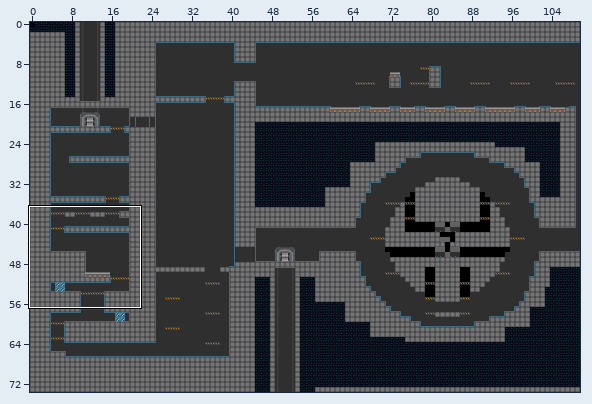
Tiled map, stored at proj/assets/dat/level7.tmx. The first picture is a wide view before the edit; the outline marks the close-up.
Close-up. As it was:
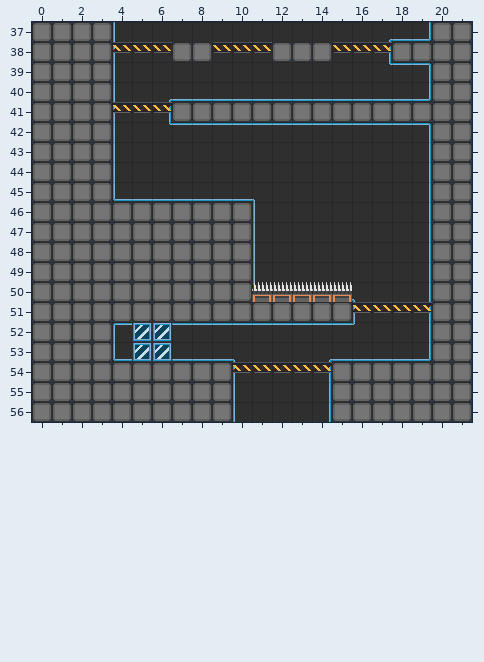
Cells are 20x20 px. Shown: x 0..21, y 37..56. The commit also changed other parts of the map, which this record leaves out.
New version:
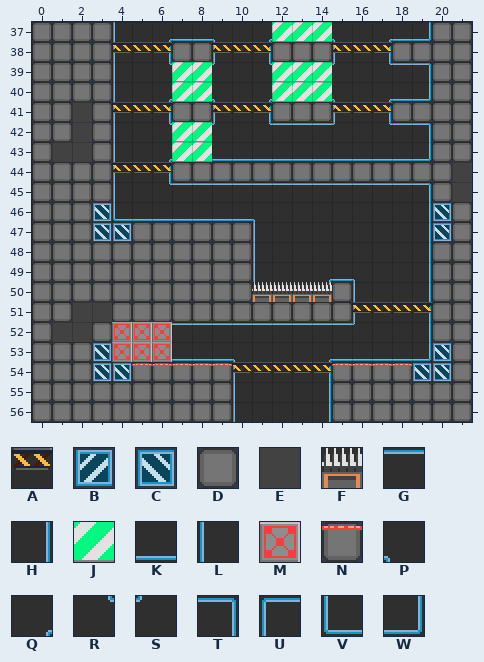
Key: from "defTile": A 6, B 19, C 19 turned 90, D 20, E 22, F 24, G 25, H 26, J 40, K 43, L 44, M 45, N 46, P 59, Q 60, R 61, S 62, T 77, U 78, V 79, W 80.
_ is an empty cell.
Tiles of an added or newly shown layer are drawn over the layers below it.
Difference:
{"where": "layer \"bg\""}
{"y":40,"x":7,"old":"KKKKKKKKKKK","new":"___________"}
{"y":42,"x":7,"old":"GGGGG","new":"_____"}
{"y":42,"x":15,"old":"GGG","new":"___"}
{"y":43,"x":19,"old":"H","new":"_"}
{"y":44,"x":4,"old":"L","new":"_"}
{"y":44,"x":19,"old":"H","new":"_"}
{"y":45,"x":4,"old":"VKKKKKKP","new":"________"}
{"y":45,"x":19,"old":"H","new":"_"}
{"y":46,"x":11,"old":"L","new":"_"}
{"y":50,"x":15,"old":"KP","new":"__"}
{"y":52,"x":4,"old":"U","new":"_"}
{"y":53,"x":4,"old":"V","new":"_"}
{"where": "layer \"light\" (added)"}
{"y":37,"x":6,"old":"____","new":"QKKP"}
{"y":37,"x":11,"old":"_","new":"Q"}
{"y":37,"x":15,"old":"_","new":"P"}
{"y":38,"x":6,"old":"_","new":"H"}
{"y":38,"x":9,"old":"_","new":"L"}
{"y":38,"x":11,"old":"_","new":"H"}
{"y":38,"x":15,"old":"_","new":"L"}
{"y":39,"x":6,"old":"_","new":"R"}
{"y":39,"x":9,"old":"_","new":"S"}
{"y":39,"x":11,"old":"_","new":"R"}
{"y":39,"x":15,"old":"_","new":"S"}
{"y":40,"x":9,"old":"_","new":"P"}
{"y":40,"x":11,"old":"_","new":"Q"}
{"y":40,"x":15,"old":"_","new":"P"}
{"y":40,"x":17,"old":"_","new":"Q"}
{"y":41,"x":9,"old":"_","new":"L"}
{"y":41,"x":11,"old":"_","new":"H"}
{"y":41,"x":15,"old":"_","new":"L"}
{"y":41,"x":17,"old":"_","new":"H"}
{"y":42,"x":9,"old":"_","new":"S"}
{"y":42,"x":11,"old":"_","new":"R"}
{"y":42,"x":15,"old":"_","new":"S"}
{"y":42,"x":17,"old":"_","new":"R"}
{"y":43,"x":6,"old":"_","new":"Q"}
{"y":43,"x":9,"old":"___________","new":"KKKKKKKKKKW"}
{"y":44,"x":4,"old":"_","new":"L"}
{"y":44,"x":6,"old":"_","new":"H"}
{"y":45,"x":4,"old":"_","new":"L"}
{"y":45,"x":6,"old":"______________","new":"RGGGGGGGGGGGGT"}
{"y":46,"x":4,"old":"________","new":"VKKKKKKP"}
{"y":49,"x":14,"old":"___","new":"QKP"}
{"y":50,"x":16,"old":"_","new":"L"}
{"where": "layer \"tile\""}
{"y":37,"x":12,"old":"___","new":"JJJ"}
{"y":39,"x":7,"old":"__","new":"JJ"}
{"y":39,"x":12,"old":"___","new":"JJJ"}
{"y":40,"x":7,"old":"__","new":"JJ"}
{"y":40,"x":12,"old":"___","new":"JJJ"}
{"y":41,"x":2,"old":"D","new":"E"}
{"y":41,"x":9,"old":"DDD","new":"___"}
{"y":41,"x":15,"old":"DDD","new":"___"}
{"y":42,"x":2,"old":"D","new":"E"}
{"y":42,"x":7,"old":"__","new":"JJ"}
{"y":43,"x":1,"old":"DD","new":"EE"}
{"y":43,"x":7,"old":"__","new":"JJ"}
{"y":44,"x":7,"old":"_____________","new":"DDDDDDDDDDDDD"}
{"y":44,"x":21,"old":"D","new":"E"}
{"y":45,"x":21,"old":"D","new":"E"}
{"y":46,"x":3,"old":"DDDDDDDD","new":"C_______"}
{"y":46,"x":20,"old":"D","new":"C"}
{"y":47,"x":3,"old":"DD","new":"CC"}
{"y":47,"x":20,"old":"D","new":"C"}
{"y":50,"x":15,"old":"_","new":"D"}
{"y":51,"x":2,"old":"DD","new":"EE"}
{"y":52,"x":1,"old":"DD","new":"EE"}
{"y":52,"x":5,"old":"BB","new":"__"}
{"y":53,"x":3,"old":"D","new":"C"}
{"y":53,"x":5,"old":"BB","new":"__"}
{"y":53,"x":20,"old":"D","new":"C"}
{"y":54,"x":3,"old":"DDDDDDD","new":"CCNNNNN"}
{"y":54,"x":15,"old":"DDDDDD","new":"NNNNCC"}
{"where": "layer \"js\""}
{"y":41,"x":9,"old":"___","new":"AAA"}
{"y":41,"x":15,"old":"___","new":"AAA"}
{"y":44,"x":4,"old":"___","new":"AAA"}
{"where": "layer \"nail\""}
{"y":50,"x":15,"old":"F","new":"_"}
{"where": "layer \"cover\" (added)"}
{"y":52,"x":4,"old":"___","new":"MMM"}
{"y":53,"x":4,"old":"___","new":"MMM"}
